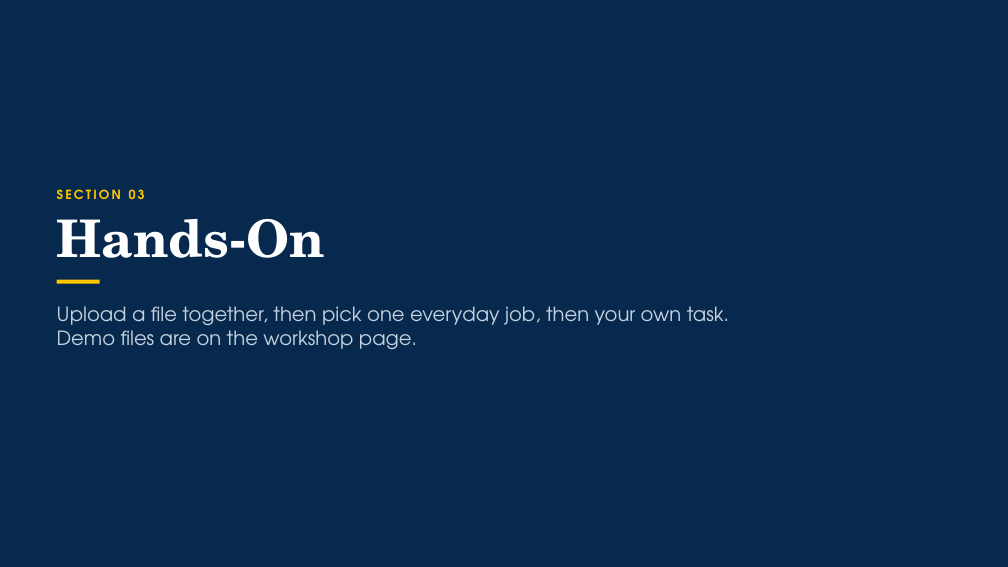
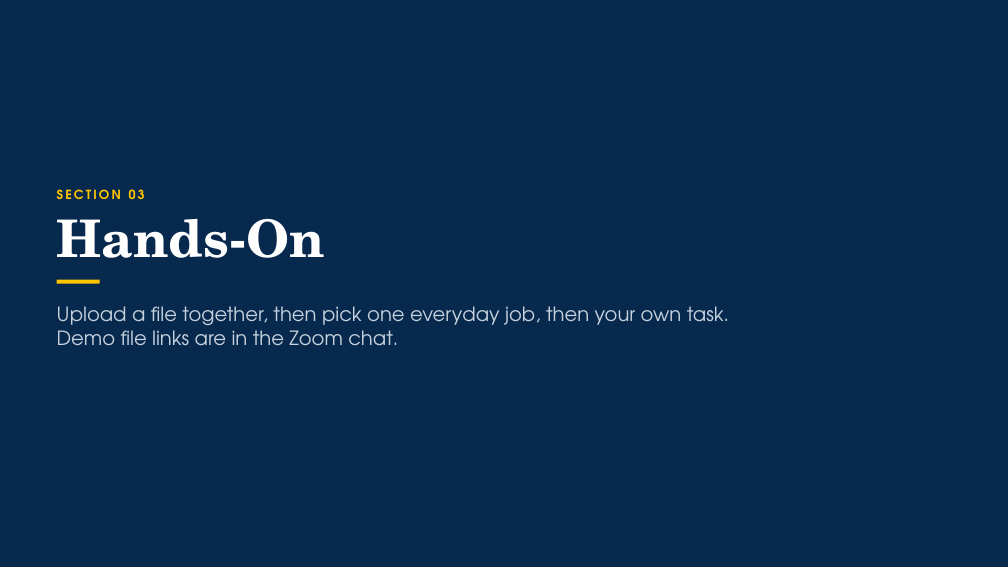
Before and after one commit to aquistbe/DSPH-Faculty-and-Staff-AI-Training, a slide deck: slide 13 of docs/slides/DSPH_Workshop2_Workflow_Enhancement.pptx (slide 12 before the commit). Drawn at 1008x567 pixels with LibreOffice and Linux fonts; fonts in the diff are those of the drawing. Boxes give left, top, right and bottom in pixels: in the first picture for what was removed or moved away, otherwise in the second. Text is boxed around its words. In the diff, an @@ line names an element or a change of style, - is before the commit and + after.

```diff
--- a/docs/slides/DSPH_Workshop2_Workflow_Enhancement.pptx
+++ b/docs/slides/DSPH_Workshop2_Workflow_Enhancement.pptx
@@ text at [57,306,729,346]: text changed @@
-Upload a file together, then pick one everyday job, then your own task. Demo files are on the workshop page.
+Upload a file together, then pick one everyday job, then your own task. Demo file links are in the Zoom chat.
```
Also in this commit, not shown: 7 other slides changed, 2 slides added, 1 slide removed, 12 other files.
